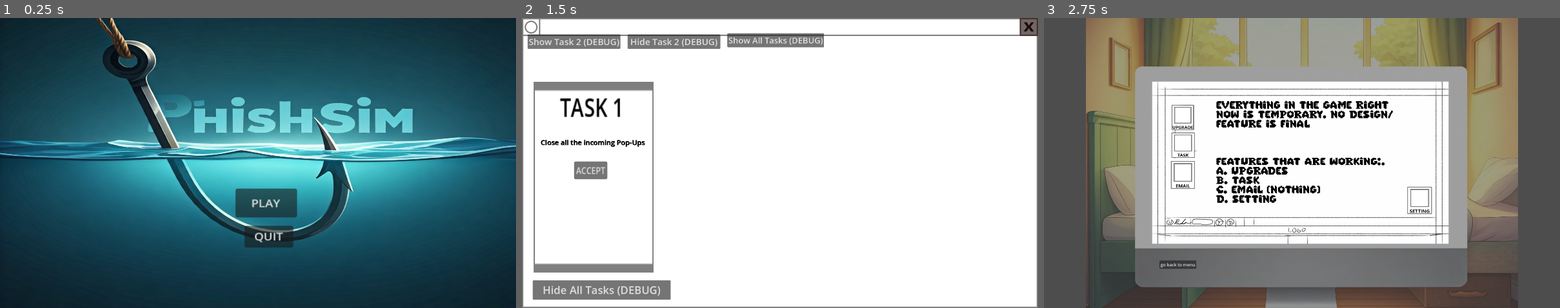
Above: before the commit, frames 1-3 (left to right).
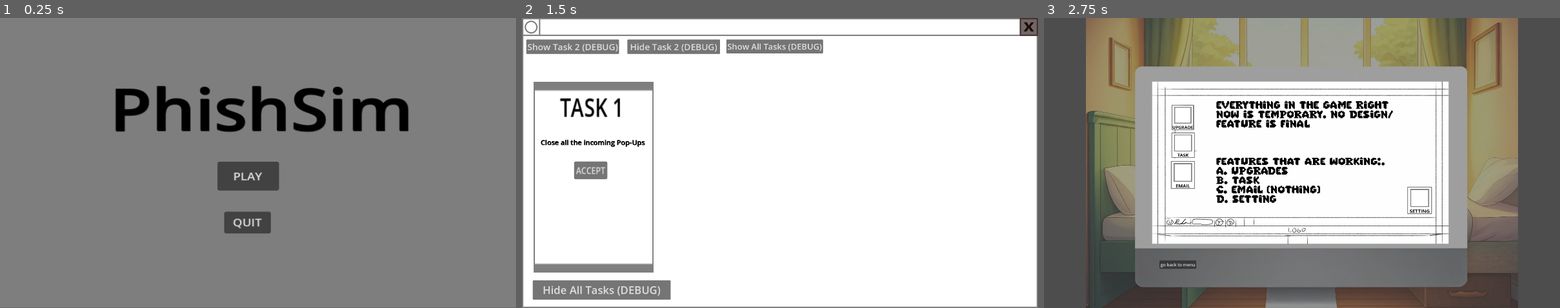
Above: after the commit, the same moments.

Repository: Bulaong-RuznielM/PhishSim---ANZUELO
Game: Godot game, scene res://SCENES/Main/menu.tscn
Two runs of this game, one before a commit and one after it. Both use one fixed random seed, a clock stepped at 60 frames per second and the inputs below. Sound files missing from this copy of the repository are replaced by a short silence.
Inputs (mouse positions are in pixels of both pictures, inside the frame that each line leads up to):
- Up to frame 1 (0.25 s): no input
- Up to frame 2 (1.5 s): click "PLAY" at 0.5 s; click (661, 145) at 1.25 s
- Up to frame 3 (2.75 s): click (1549, 26) at 2 s

The runs differ from the first frame. In frame 1, 100% of the frame differs, in the area x 0-100%, y 0-100%; in frame 2, 2.9%; in frame 3, nothing differs.

Commit message:
Replaced Main Menu Background placeholder

Diff:
--- a/SCENES/Main/Task.tscn
+++ b/SCENES/Main/Task.tscn
@@ -351,30 +351,30 @@
 
 [node name="ShowTask_2" type="Button" parent="."]
 layout_mode = 0
-offset_left = 21.0
-offset_top = 61.0
-offset_right = 366.0
-offset_bottom = 115.0
+offset_left = 16.0
+offset_top = 80.0
+offset_right = 361.0
+offset_bottom = 134.0
 theme_override_font_sizes/font_size = 33
 text = "Show Task 2 (DEBUG)"
 script = ExtResource("5_yynko")
 
 [node name="HideTask_2" type="Button" parent="."]
 layout_mode = 0
-offset_left = 393.0
-offset_top = 61.0
-offset_right = 738.0
-offset_bottom = 115.0
+offset_left = 392.0
+offset_top = 80.0
+offset_right = 737.0
+offset_bottom = 134.0
 theme_override_font_sizes/font_size = 33
 text = "Hide Task 2 (DEBUG)"
 script = ExtResource("5_yynko")
 
 [node name="ShowAllTasks" type="Button" parent="."]
 layout_mode = 0
-offset_left = 764.0
-offset_top = 57.0
-offset_right = 1104.0
-offset_bottom = 109.0
+offset_left = 760.0
+offset_top = 80.0
+offset_right = 1120.0
+offset_bottom = 132.0
 theme_override_font_sizes/font_size = 31
 text = "Show All Tasks (DEBUG)"
 
--- a/SCENES/Main/menu.tscn
+++ b/SCENES/Main/menu.tscn
@@ -1,7 +1,6 @@
-[gd_scene load_steps=4 format=3 uid="uid://36cck8vjhq2g"]
+[gd_scene load_steps=3 format=3 uid="uid://36cck8vjhq2g"]
 
 [ext_resource type="Script" path="res://Scripts/menu.gd" id="1_hv4x7"]
-[ext_resource type="Texture2D" uid="uid://c1csaw3svf5p5" path="res://ASSETS/miscellaneous/PhishSimMainMenu.jpg" id="2_6avso"]
 [ext_resource type="AudioStream" uid="uid://be3yl4dyabcsm" path="res://AUDIO/01. Constant Moderato.wav" id="3_alns1"]
 
 [node name="MENU" type="Control"]
@@ -16,28 +15,6 @@
 scale = Vector2(2.79411, 2.38554)
 script = ExtResource("1_hv4x7")
 
-[node name="MainMenuBackground" type="Sprite2D" parent="."]
-position = Vector2(0.357888, -5.03031)
-scale = Vector2(0.336576, 0.269569)
-texture = ExtResource("2_6avso")
-
-[node name="GameTitle" type="Label" parent="."]
-visible = false
-layout_mode = 1
-anchors_preset = 5
-anchor_left = 0.5
-anchor_right = 0.5
-offset_left = -135.642
-offset_top = -96.4144
-offset_right = 134.358
-offset_bottom = -17.4144
-grow_horizontal = 2
-theme_override_colors/font_color = Color(1, 1, 1, 1)
-theme_override_colors/font_shadow_color = Color(0, 0, 0, 1)
-theme_override_colors/font_outline_color = Color(0.768592, 0.636299, 0, 1)
-theme_override_font_sizes/font_size = 58
-text = "PhishSim"
-
 [node name="MainMenuMusic" type="AudioStreamPlayer2D" parent="."]
 stream = ExtResource("3_alns1")
 autoplay = true
@@ -47,6 +24,14 @@
 offset_right = 40.0
 offset_bottom = 40.0
 
+[node name="MenuBackground" type="ColorRect" parent="Control"]
+layout_mode = 0
+offset_left = -343.58
+offset_top = -229.717
+offset_right = 344.42
+offset_bottom = 226.283
+color = Color(0.492237, 0.492237, 0.492237, 1)
+
 [node name="PLAY" type="Button" parent="Control"]
 layout_mode = 1
 anchors_preset = 8
@@ -54,21 +39,47 @@
 anchor_top = 0.5
 anchor_right = 0.5
 anchor_bottom = 0.5
-offset_left = -50.0632
-offset_top = 19.8233
-offset_right = 31.9368
-offset_bottom = 64.8233
+offset_left = -74.4001
+offset_top = -21.6768
+offset_right = 7.59986
+offset_bottom = 23.3232
 grow_horizontal = 2
 grow_vertical = 2
 text = "PLAY"
 
 [node name="EXIT" type="Button" parent="Control"]
-layout_mode = 2
-offset_left = -17.5369
-offset_top = 98.091
-offset_right = 47.4631
-offset_bottom = 132.092
+layout_mode = 1
+anchors_preset = 8
+anchor_left = 0.5
+anchor_top = 0.5
+anchor_right = 0.5
+anchor_bottom = 0.5
+offset_left = -64.8528
+offset_top = 56.2778
+offset_right = -2.6928
+offset_bottom = 90.2788
+grow_horizontal = 2
+grow_vertical = 2
 text = "QUIT"
+
+[node name="GameTitle2" type="Label" parent="."]
+layout_mode = 1
+anchors_preset = -1
+anchor_left = -4.93896
+anchor_top = -3.73081
+anchor_right = 5.16104
+anchor_bottom = -0.605812
+offset_left = -197.558
+offset_top = -149.232
+offset_right = 206.442
+offset_bottom = -24.2325
+grow_horizontal = 2
+grow_vertical = 2
+theme_override_colors/font_color = Color(0, 0, 0, 1)
+theme_override_colors/font_shadow_color = Color(0, 0, 0, 1)
+theme_override_font_sizes/font_size = 91
+text = "PhishSim"
+metadata/_edit_use_anchors_ = true
 
 [connection signal="finished" from="MainMenuMusic" to="." method="_on_main_menu_music_finished"]
 [connection signal="pressed" from="Control/PLAY" to="." method="_on_play_pressed"]
